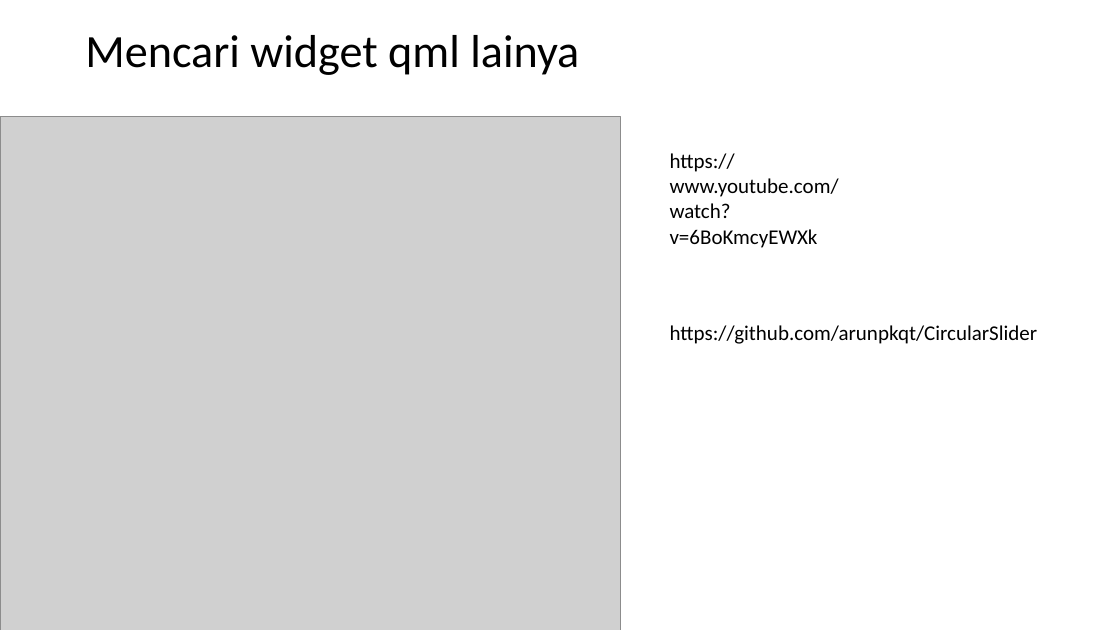
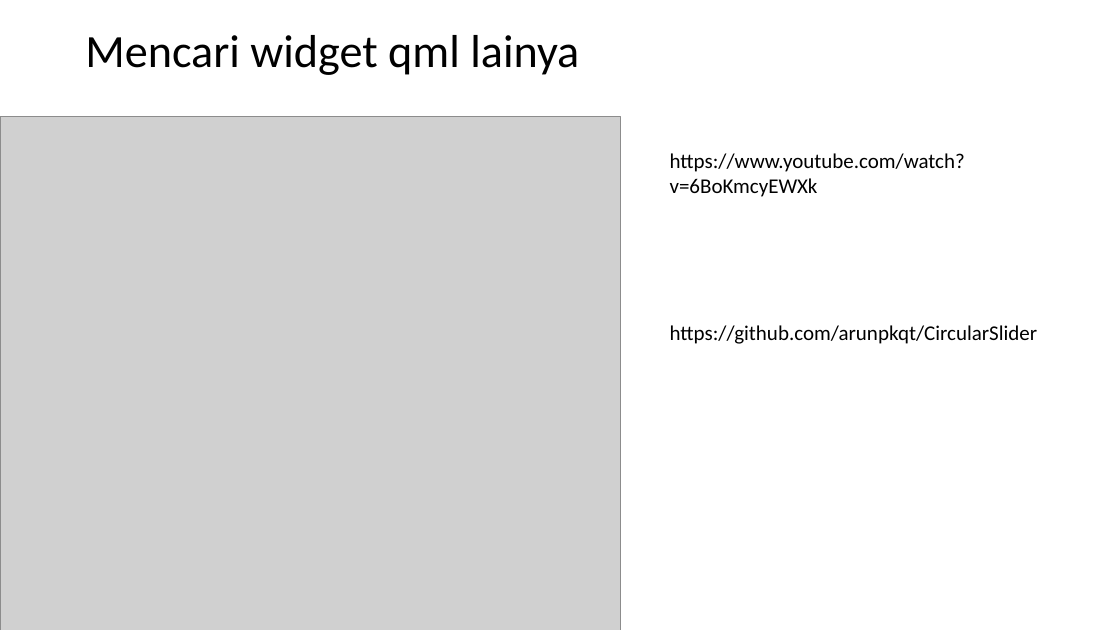
Before and after one commit to muhammadhusni777/circularSlider-qml, a slide deck: slide 5 of presentasi.pptx. Drawn at 1120x630 pixels with LibreOffice and Linux fonts; fonts in the diff are those of the drawing; grey boxes stand for pictures. Boxes give left, top, right and bottom in pixels: in the first picture for what was removed or moved away, otherwise in the second. Text is boxed around its words. In the diff, an @@ line names an element or a change of style, - is before the commit and + after.

```diff
--- a/presentasi.pptx
+++ b/presentasi.pptx
@@ text "https://www.youtube.com/watch?v=6BoKmcyEWXk" rewrapped from (x1=670, y1=153, x2=839, y2=248) to (x1=670, y1=153, x2=965, y2=197) @@
```
Also in this commit, not shown: 2 other slides changed, 1 slide added, 7 other files.
